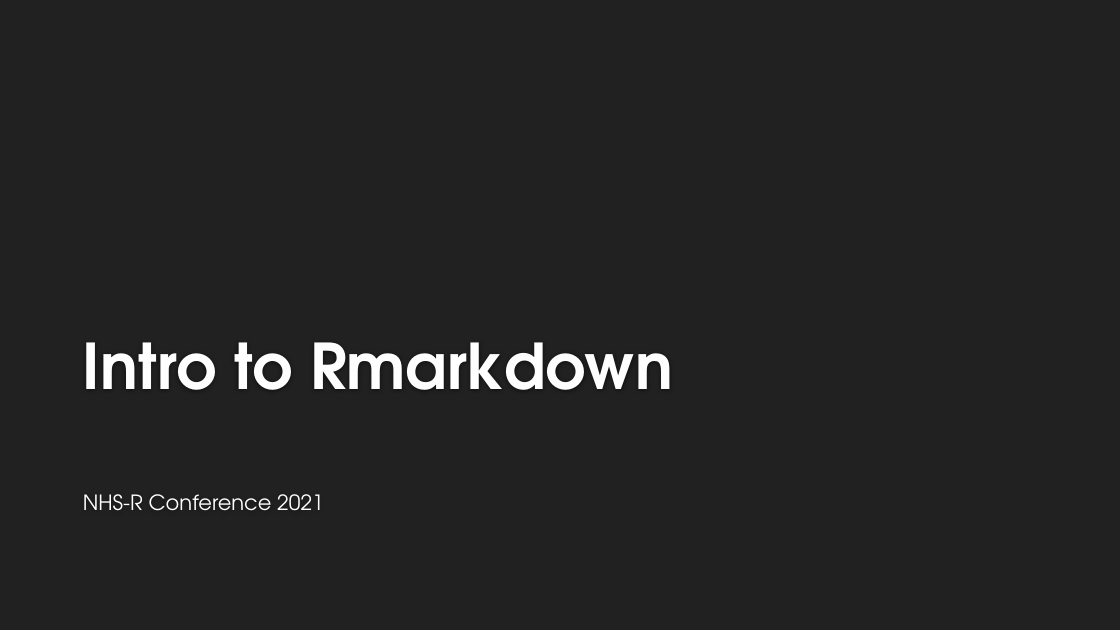
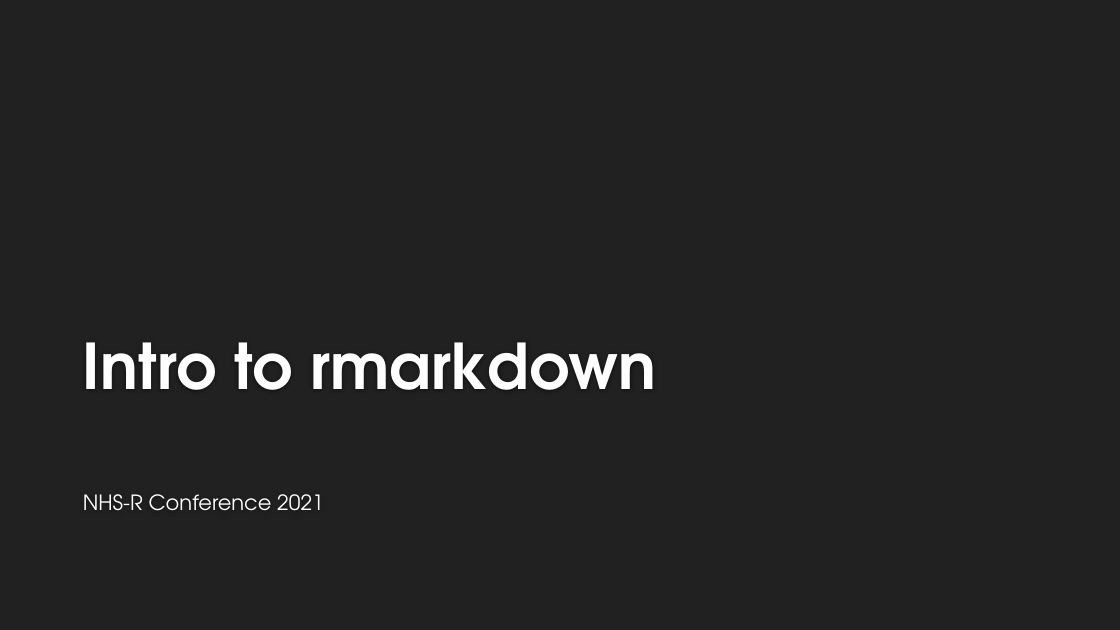
Before and after one commit to nhs-r-community/intro_rmd, a slide deck: slide 1 of Intro to Rmarkdown.pptx. Drawn at 1120x630 pixels with LibreOffice and Linux fonts; fonts in the diff are those of the drawing; background and template pictures are left out. Boxes give left, top, right and bottom in pixels: in the first picture for what was removed or moved away, otherwise in the second. Text is boxed around its words. In the diff, an @@ line names an element or a change of style, - is before the commit and + after.

```diff
--- a/Intro to Rmarkdown.pptx
+++ b/Intro to Rmarkdown.pptx
@@ title at [83, 342, 656, 390]: text changed @@
-Intro to Rmarkdown
+Intro to rmarkdown
```
Also in this commit, not shown: 9 other slides changed, 4 slides added, 1 slide removed, 14 other files.
